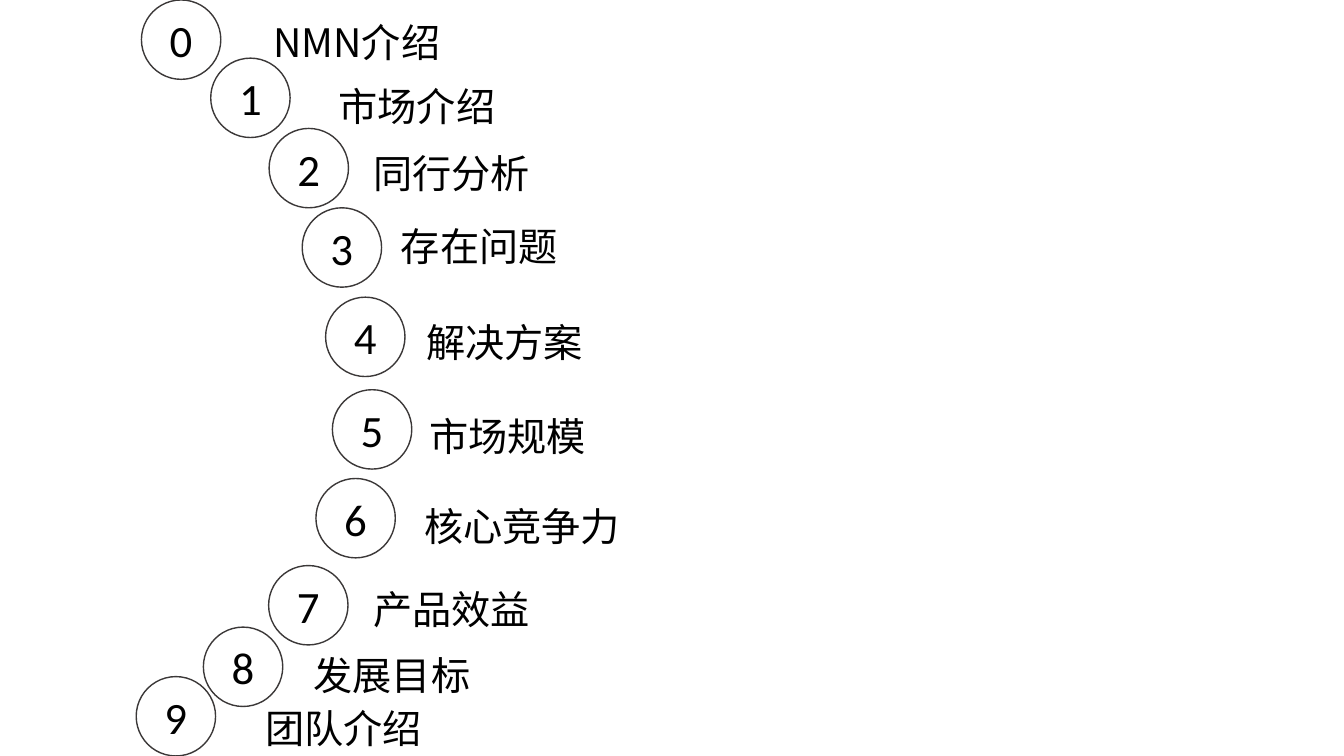
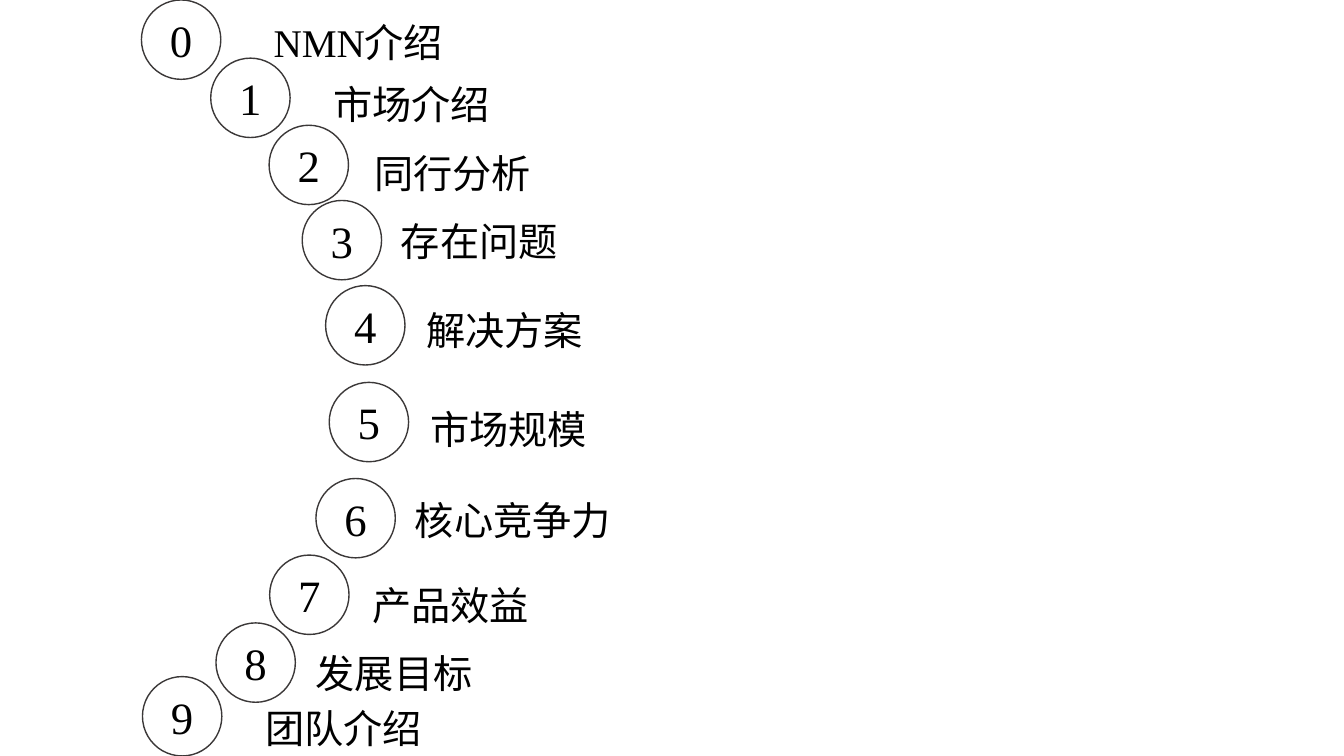
Before and after one commit to JuXue54/blockchain, a slide deck: slide 2 of temp/NMN商业计划书2.pptx. Drawn at 1344x756 pixels with LibreOffice and Linux fonts; fonts in the diff are those of the drawing; background and template pictures are left out. Boxes give left, top, right and bottom in pixels: in the first picture for what was removed or moved away, otherwise in the second. Text is boxed around its words. In the diff, an @@ line names an element or a change of style, - is before the commit and + after.

```diff
--- a/temp/NMN商业计划书2.pptx
+++ b/temp/NMN商业计划书2.pptx
@@ ellipse "3": place and size @@
-ellipse "3" at box(302, 208, 382, 287)
+ellipse "3" at box(302, 201, 382, 280)
@@ font Calibri to Times New Roman in 10 elements at box(316, 479, 395, 559), box(211, 58, 290, 138), box(141, 0, 221, 80), box(269, 125, 349, 205), box(142, 677, 222, 756), box(302, 201, 382, 280), box(330, 382, 409, 462), box(270, 556, 350, 635), box(216, 623, 295, 703), box(326, 285, 405, 365) @@
@@ ellipse "4": place and size @@
-ellipse "4" at box(326, 297, 405, 377)
+ellipse "4" at box(326, 285, 405, 365)
@@ font Noto Sans CJK SC to Times New Roman in 9 elements at box(274, 26, 444, 61), box(265, 710, 422, 747), box(430, 411, 587, 447), box(316, 655, 473, 691), box(372, 587, 529, 623), box(333, 86, 490, 123), box(401, 223, 558, 259), box(415, 502, 611, 538), box(426, 312, 583, 348) @@
@@ text "解决方案": place and size @@
-text "解决方案" at box(426, 324, 583, 360)
+text "解决方案" at box(426, 312, 583, 348)
@@ ellipse "5": place and size @@
-ellipse "5" at box(333, 390, 412, 470)
+ellipse "5" at box(330, 382, 409, 462)
@@ text "市场规模": place and size @@
-text "市场规模" at box(429, 418, 586, 454)
+text "市场规模" at box(430, 411, 587, 447)
@@ text "核心竞争力": place and size @@
-text "核心竞争力" at box(424, 508, 620, 544)
+text "核心竞争力" at box(415, 502, 611, 538)
@@ ellipse "7": place and size @@
-ellipse "7" at box(269, 566, 349, 645)
+ellipse "7" at box(270, 556, 350, 635)
@@ ellipse "8": place and size @@
-ellipse "8" at box(204, 627, 283, 707)
+ellipse "8" at box(216, 623, 295, 703)
@@ ellipse "9": place and size @@
-ellipse "9" at box(136, 677, 216, 756)
+ellipse "9" at box(142, 677, 222, 756)
```
Also in this commit, not shown: 23 other slides changed, 2 slides added, 2 slides removed.
